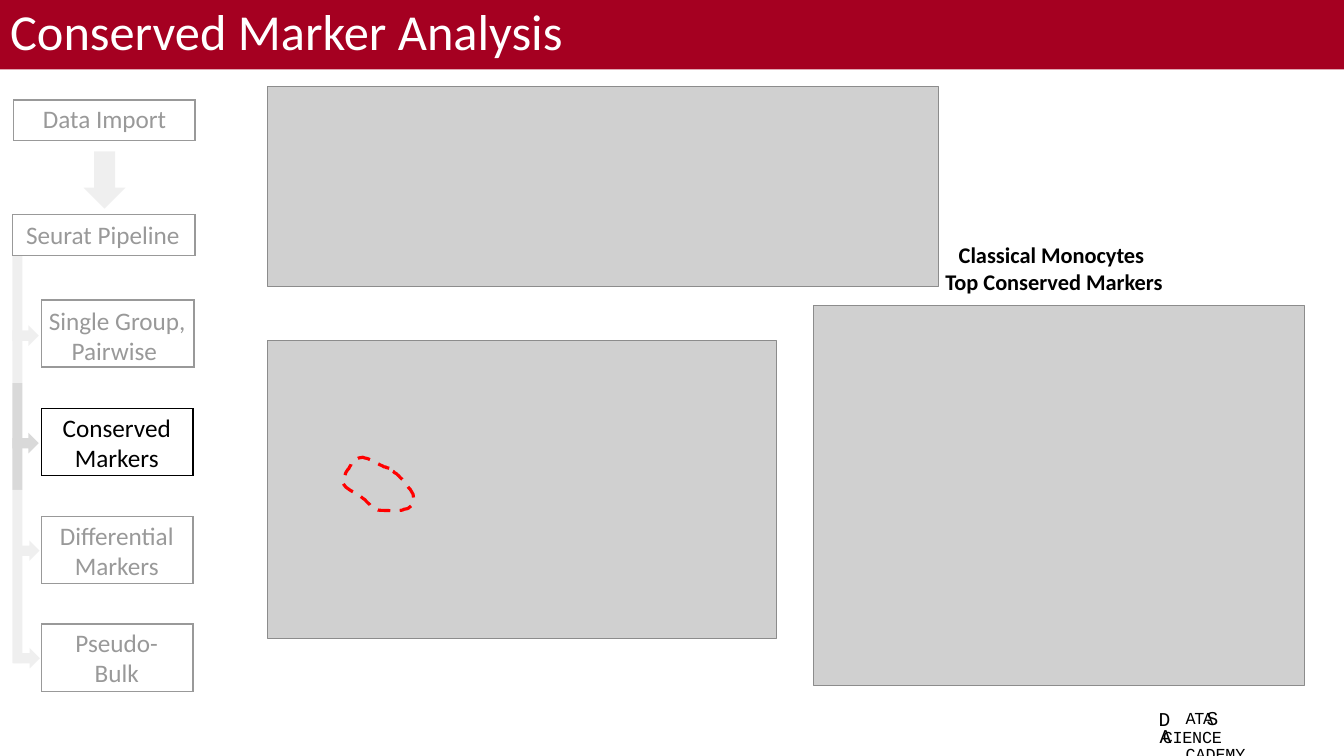
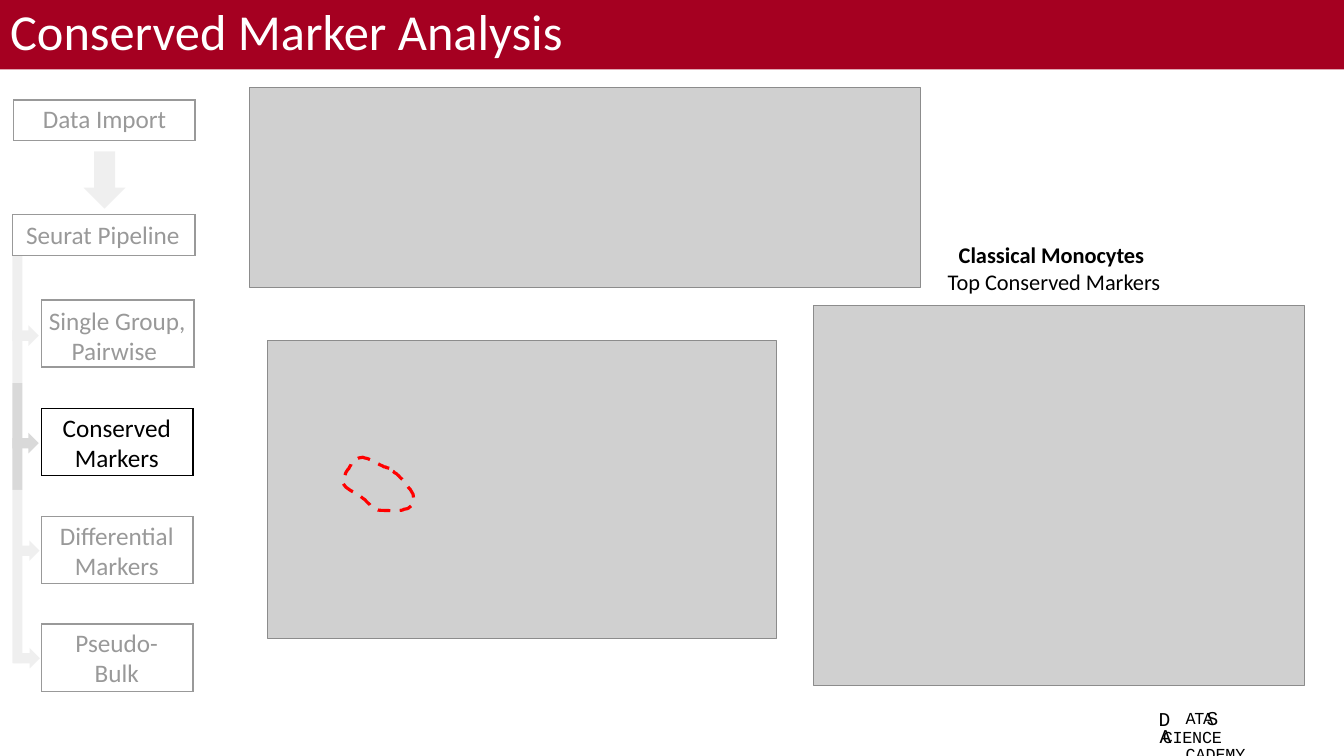
Before and after one commit to bacorli2/scrna_workshop, a slide deck: slide 4 of M5_Seurat_DGE_and_Exploratory/M5_Seurat_DGE_Exploratory.pptx (slide 3 before the commit). Drawn at 1344x756 pixels with LibreOffice and Linux fonts; fonts in the diff are those of the drawing; grey boxes stand for pictures; background and template pictures are left out. Boxes give left, top, right and bottom in pixels: in the first picture for what was removed or moved away, otherwise in the second. Text is boxed around its words. In the diff, an @@ line names an element or a change of style, - is before the commit and + after.

```diff
--- a/M5_Seurat_DGE_and_Exploratory/M5_Seurat_DGE_Exploratory.pptx
+++ b/M5_Seurat_DGE_and_Exploratory/M5_Seurat_DGE_Exploratory.pptx
@@ picture: place and size @@
-picture at [268, 87, 939, 286]
+picture at [250, 88, 921, 287]
@@ text at [948, 274, 1160, 294]: bold off in "Top Conserved Markers" @@
```
Also in this commit, not shown: 9 other slides changed, 1 slide removed, 2 other files.
